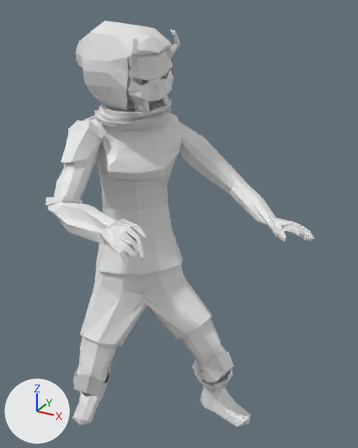
Renders of the OBJ model OpenGL_Framework/OpenGL_Framework/Assets/Models/NinjaAnimations/IdlePoses/Idle3.obj from each side of a commit.
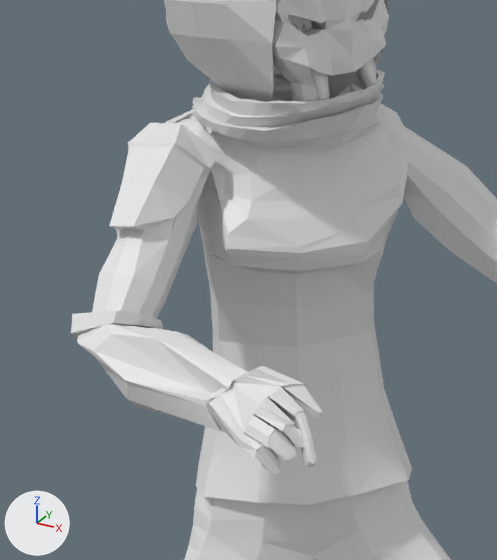
The first picture shows the older version from a camera (50 mm lens) standing at (2.69, -3.93, 4.4) and looking at (0.62, -0.17, 2.52). The close-ups show both versions on the part from 5% to 61% of the width and 16% to 66% of the height of that picture. Arrows for +X, +Y and +Z are at lower left; the lights stay in place. Where no turn or scale is listed for an object, it has been applied to the vertices.

In view in the first close-up: 'Idle3'.
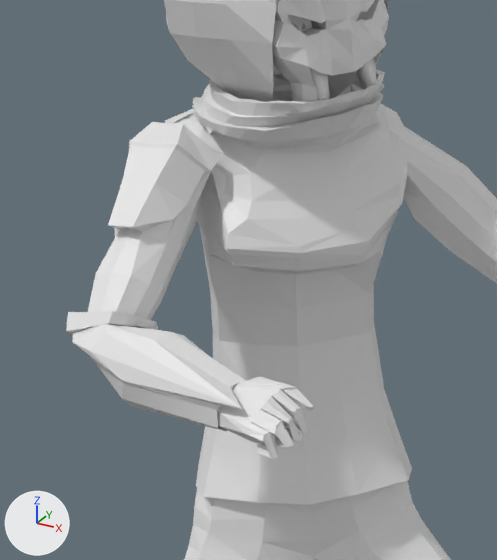
Location of each change, [x1, y1, x2, y2] in pixels of the close-ups (497 x 560 px; the box of a moved part takes in the faces that stretch with it):
'Idle3', reshaped
    before: [71, 0, 497, 560]
    after: [66, 0, 497, 560]
part 1 of me_idle3, moved or reshaped
    before: [71, 109, 325, 475]
    after: [66, 108, 315, 459]
part 2 of me_idle3, shading changed
    both: [109, 0, 497, 560]

What the commit changed:
me_idle3 is used by ob_idle3; location (0.0, 0.0, 0.0).
me_idle3 had 2032 vertices, 4124 faces and spanned x -0.67..1.86, y -1.2..0.46, z 0.02..4.28.
me_idle3 now has 2032 vertices, 4124 faces and spans x -0.67..1.86, y -1.13..0.46, z 0.02..4.28.
me_idle3 part 1: 316 of 2032 vertices moved; they spanned x -0.41..0.82, y -1.2..-0.21, z 2.59..3.46 and now span x -0.41..0.72, y -1.13..-0.21, z 2.61..3.46; mean shift (-0.04, 0.04, -0.01); largest move (0.82, -1.11, 2.64) -> (0.64, -0.95, 2.63).
me_idle3 part 2: edges marked sharp go from 5246 to 5244.
